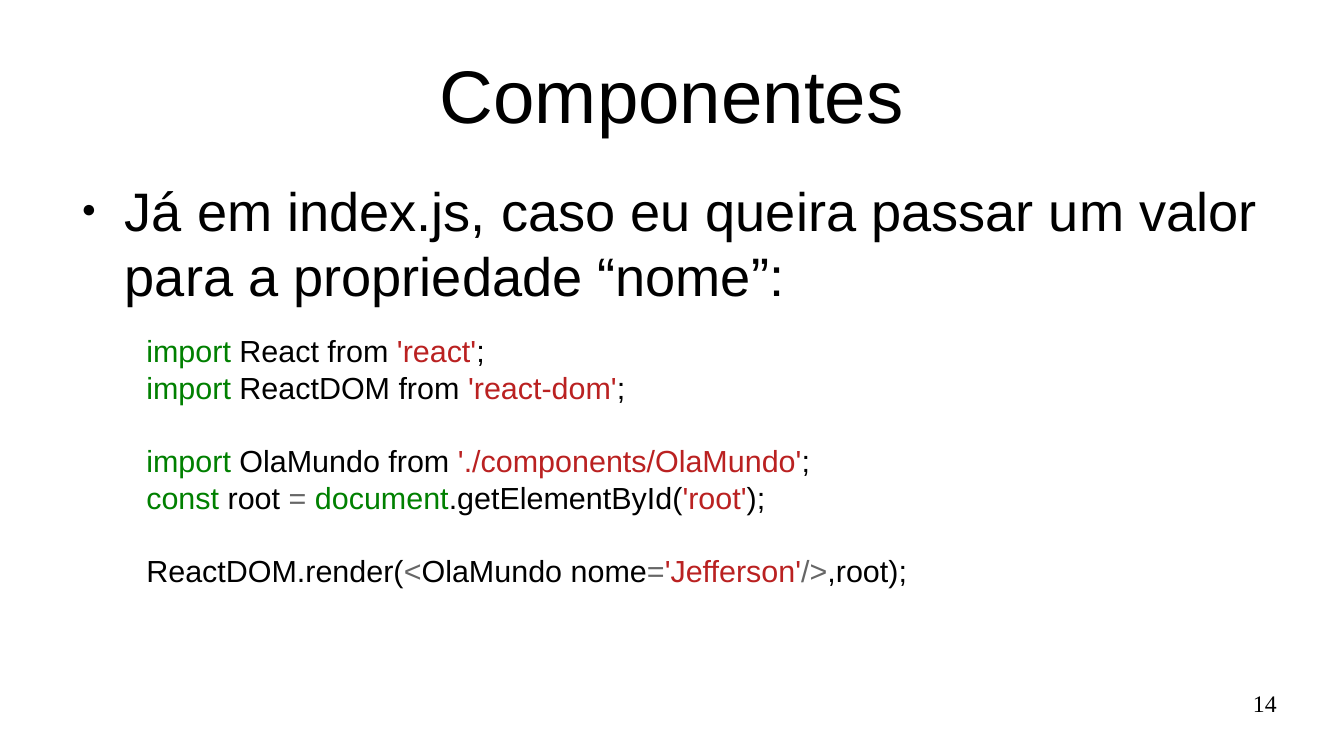
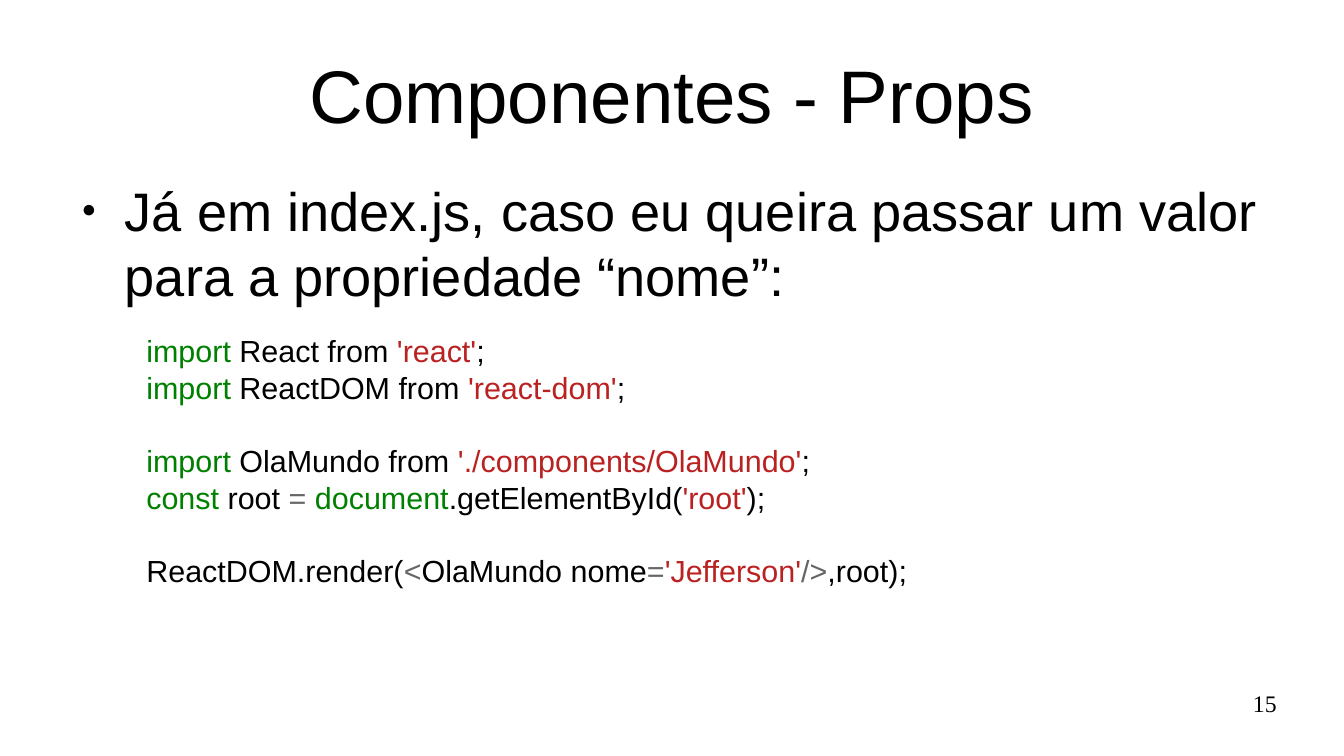
Before and after one commit to Marques-Dev/WEB_2020-1, a slide deck: slide 15 of SLIDES/aula01.odp (slide 14 before the commit). Drawn at 1344x756 pixels with LibreOffice and Linux fonts; fonts in the diff are those of the drawing. Boxes give left, top, right and bottom in pixels: in the first picture for what was removed or moved away, otherwise in the second. Text is boxed around its words. In the diff, an @@ line names an element or a change of style, - is before the commit and + after.

Commit message:
componentes da aula 01

```diff
--- a/SLIDES/aula01.odp
+++ b/SLIDES/aula01.odp
@@ title at [309, 71, 1033, 137]: text changed @@
-Componentes
+Componentes - Props
@@ page number at [1253, 696, 1277, 713]: text changed @@
-14
+15
```
Also in this commit, not shown: 8 other slides changed, 24 slides added, 22 slides removed, 8 other files.
